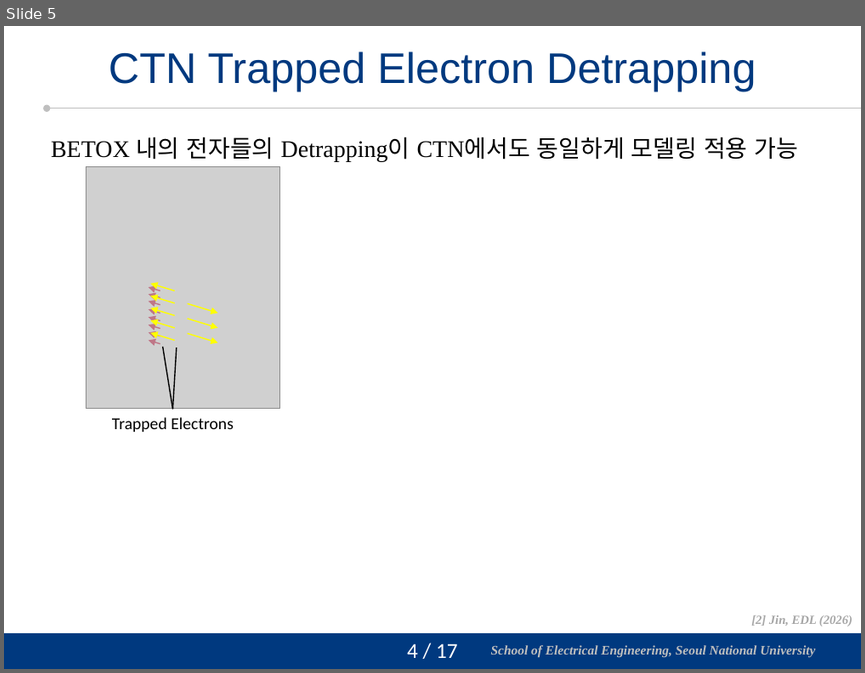
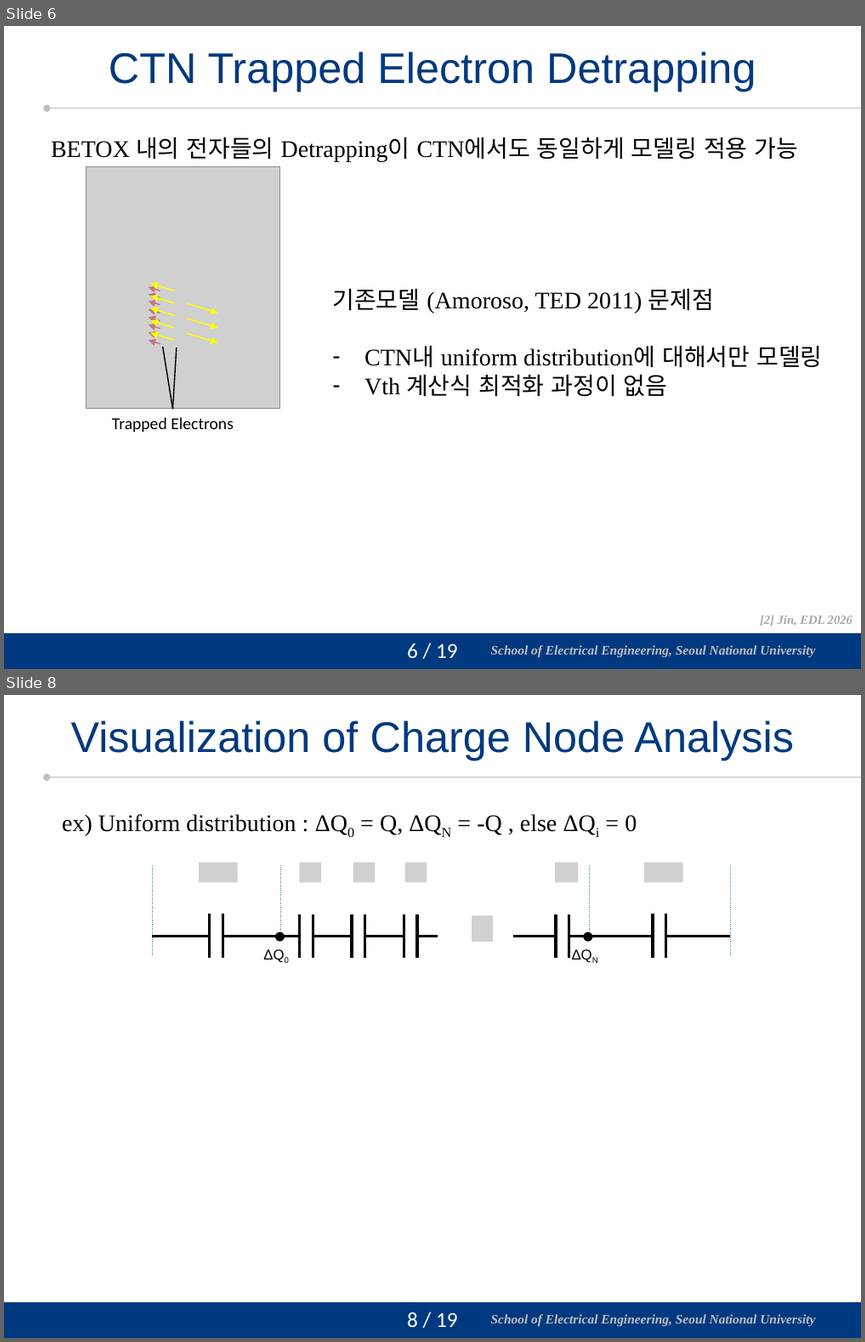
Before and after one commit to vectorcont62-dev/Graduation-SNU-MS, a slide deck: 진명 석사졸업 연구 정리.pptx. Shown one above the other, each under a label of ours: slide 5 before the commit, slides 6 and 8 after it; the slides between them are not shown. The pictures are 865x673 and 865x1342 pixels, drawn with LibreOffice and Linux fonts; fonts in the diff are those of the drawing; grey boxes stand for pictures; background and template pictures are left out. Boxes give left, top, right and bottom in pixels: in the first picture for what was removed or moved away, otherwise in the second. Text is boxed around its words. In the diff, an @@ line names an element or a change of style, - is before the commit and + after.

```diff
--- a/진명 석사졸업 연구 정리.pptx
+++ b/진명 석사졸업 연구 정리.pptx
@@ slide 8 added at bbox=[4, 695, 861, 1338], background #FFFFFF; not listed: 4 template elements that a slide beside it also shows @@
@@ title added at bbox=[71, 721, 794, 760], 36 pt, text #00397F @@
+Visualization of Charge Node Analysis
@@ text added at bbox=[62, 814, 636, 836], 20 pt, text #000000 @@
+ex) Uniform distribution : ΔQ0 = Q, ΔQN = -Q , else ΔQi = 0
@@ group added at bbox=[152, 862, 730, 968]: 29 lines, 7 pictures, 2 texts, 2 ellipses @@
+ΔQ0
+ΔQN
@@ what was slide 5 is now slide 6 @@
@@ slide 6 changed as well @@
@@ text added at bbox=[332, 288, 822, 397], 20 pt, text #000000 @@
+기존모델 (Amoroso, TED 2011) 문제점
+– CTN내 uniform distribution에 대해서만 모델링
+– Vth 계산식 최적화 과정이 없음
@@ text at bbox=[760, 615, 852, 625]: text changed @@
-[2] Jin, EDL (2026)
+[2] Jin, EDL 2026
@@ page number at bbox=[407, 643, 458, 658]: text changed @@
-4 / 17
+6 / 19
```
Also in this commit, not shown: 12 other slides changed, 5 other slides added, 2 slides removed.
